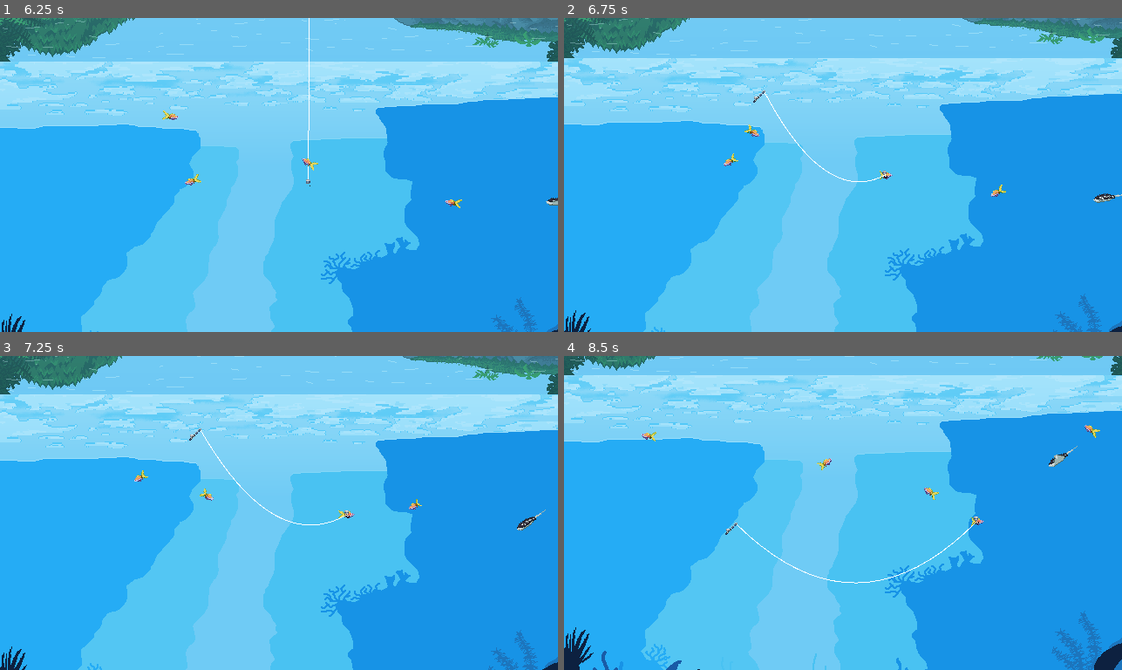
Above: before the commit, frames 1-4 (two rows, left to right).
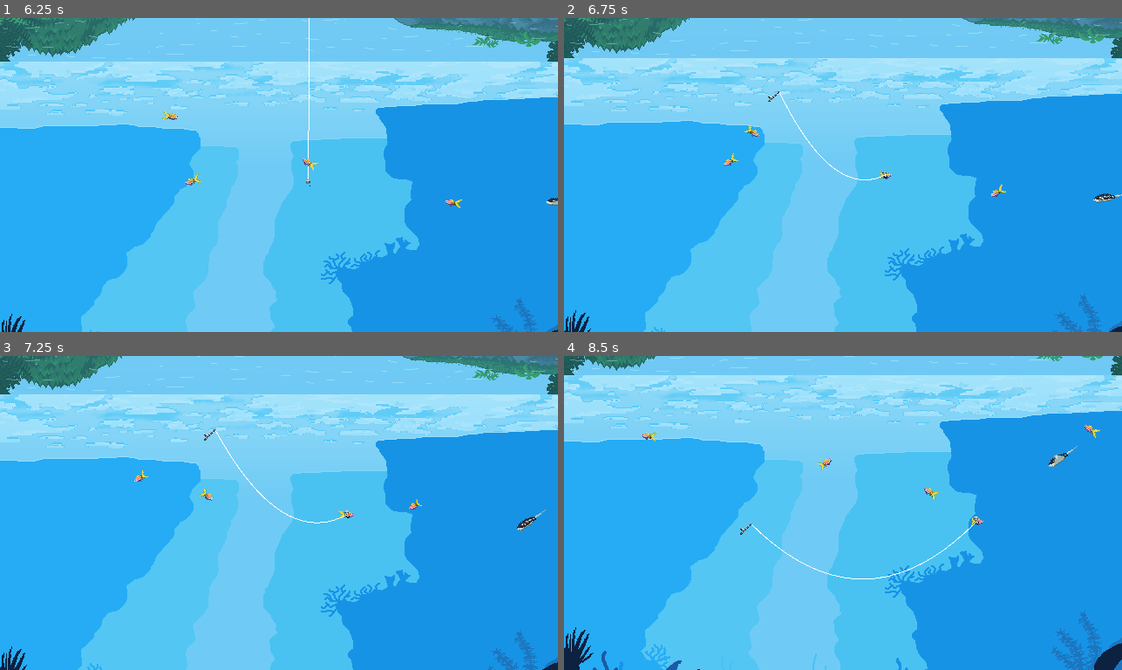
Above: after the commit, the same moments.

Repository: Bad-Onion/gyotaku
Game: Godot game, scene res://main.tscn
Two runs of this game, one before a commit and one after it. Both use one fixed random seed, a clock stepped at 60 frames per second and the inputs below.
Inputs (mouse positions are in pixels of both pictures, inside the frame that each line leads up to):
- Up to frame 1 (6.25 s): click "Jogar" at 0.5 s; move the mouse to (401, 159) at 1.27 s; click (401, 159) at 1.35 s; move the mouse to (167, 190) at 2.02 s; click (167, 190) at 2.1 s; move the mouse to (334, 105) at 2.77 s; click (334, 105) at 2.85 s; move the mouse to (251, 237) at 3.52 s; click (251, 237) at 3.6 s; move the mouse to (446, 222) at 4.27 s; click (446, 222) at 4.35 s; move the mouse to (111, 127) at 5.02 s; click (111, 127) at 5.1 s; move the mouse to (306, 175) at 5.77 s; click (306, 175) at 5.85 s
- Up to frame 2 (6.75 s): move the mouse to (759, 96) at 6.52 s; click (759, 96) at 6.6 s
- Up to frame 3 (7.25 s): no input
- Up to frame 4 (8.5 s): move the mouse to (965, 497) at 7.27 s; click (965, 497) at 7.35 s; move the mouse to (731, 528) at 8.02 s; click (731, 528) at 8.1 s

Frame 1 is identical in both runs. In frame 2, 0.2% of the frame differs, in the area x 33-58%, y 23-53%; in frame 3, 0.2%; in frame 4, 0.3%, in the area x 28-72%, y 53-73%.

Commit message:
add cursor struggle mechanic

Diff:
--- a/gyotaku/resources/arraia/arraia_fishing_config.tres
+++ b/gyotaku/resources/arraia/arraia_fishing_config.tres
@@ -6,4 +6,5 @@
 script = ExtResource("1_wvmnu")
 player_pull_power = 1.3
 fish_struggle_power = 80.0
+rod_resistance_multiplier = 0.8
 metadata/_custom_type_script = "uid://c50nau0nqic1d"
--- a/gyotaku/scenes/entities/fishes/components/fishing_config.gd
+++ b/gyotaku/scenes/entities/fishes/components/fishing_config.gd
@@ -26,3 +26,6 @@
 @export_group("Visual Mapping")
 @export var surface_y: float = 190.0
 @export var bottom_y: float = 340.0
+
+@export_group("Resistance")
+@export var rod_resistance_multiplier: float = 0.5
--- a/gyotaku/scenes/interactables/fishing_cursor_ui/fishing_cursor_ui.gd
+++ b/gyotaku/scenes/interactables/fishing_cursor_ui/fishing_cursor_ui.gd
@@ -8,13 +8,15 @@
 @export var hud_config: FishingHudConfig
 
 @export_group("Nodes")
-@onready var rod_sprite: Sprite2D = %RodSprite
+@onready var rod_sprite: AnimatedSprite2D = %RodSprite
 @onready var arrow_sprite: Sprite2D = %ArrowSprite
 @onready var fishing_line: FishingLineRenderer = %FishingLine
 @onready var tip_marker: Marker2D = %RodSprite/TipMarker
 
 var max_expected_drag: float = 150.0
 var _current_tension: float = 0.0
+var _drag_start_global: Vector2 = Vector2.ZERO
+var _was_dragging: bool = false
 
 
 func _ready() -> void:
@@ -50,7 +52,18 @@
 	if Input.get_mouse_mode() != Input.MOUSE_MODE_HIDDEN:
 		Input.set_mouse_mode(Input.MOUSE_MODE_HIDDEN)
 
-	global_position = get_global_mouse_position()
+	if input_system.is_active():
+		if not _was_dragging:
+			_drag_start_global = global_position
+			_was_dragging = true
+
+		global_position = _drag_start_global + input_system.get_drag_vector()
+	else:
+		if _was_dragging:
+			_was_dragging = false
+			get_viewport().warp_mouse(global_position)
+		else:
+			global_position = get_global_mouse_position()
 
 	_update_arrow()
 	_update_rod(delta)
@@ -59,6 +72,7 @@
 
 func _on_tension_updated(current: float, _max_val: float) -> void:
 	_current_tension = current
+
 	if fishing_line:
 		fishing_line.update_tension_visuals(_current_tension, hud_config.sweet_spot_min)
 
--- a/gyotaku/scenes/interactables/fishing_cursor_ui/fishing_cursor_ui.tscn
+++ b/gyotaku/scenes/interactables/fishing_cursor_ui/fishing_cursor_ui.tscn
@@ -2,7 +2,7 @@
 
 [ext_resource type="Script" uid="uid://csx5k7ay4wh0r" path="res://scenes/interactables/fishing_cursor_ui/components/fishing_hud_config.gd" id="2_d6030"]
 [ext_resource type="Script" uid="uid://df0awv8y88e4b" path="res://scenes/interactables/fishing_cursor_ui/fishing_cursor_ui.gd" id="3_2duka"]
-[ext_resource type="Texture2D" uid="uid://big7vr8yu8ock" path="res://assets/sprites/fishing_rod/fishing_cursor.png" id="3_d6030"]
+[ext_resource type="Texture2D" uid="uid://dx7myx2ppsrsr" path="res://assets/sprites/fishing_rod/VaraUi-sheet.png" id="3_d6030"]
 [ext_resource type="Texture2D" uid="uid://eebee6qdtu0p" path="res://assets/sprites/HUD/fishing_cursor_arrow_hud.png" id="4_a4k06"]
 [ext_resource type="Script" uid="uid://bp6jpcuc73prj" path="res://scenes/interactables/fishing_cursor_ui/components/fishing_line_renderer.gd" id="4_kpmcx"]
 
@@ -10,15 +10,135 @@
 script = ExtResource("2_d6030")
 metadata/_custom_type_script = "uid://csx5k7ay4wh0r"
 
+[sub_resource type="AtlasTexture" id="AtlasTexture_a4k06"]
+atlas = ExtResource("3_d6030")
+region = Rect2(0, 0, 17, 17)
+
+[sub_resource type="AtlasTexture" id="AtlasTexture_6c2hr"]
+atlas = ExtResource("3_d6030")
+region = Rect2(17, 0, 17, 17)
+
+[sub_resource type="AtlasTexture" id="AtlasTexture_ofsge"]
+atlas = ExtResource("3_d6030")
+region = Rect2(34, 0, 17, 17)
+
+[sub_resource type="AtlasTexture" id="AtlasTexture_rsxie"]
+atlas = ExtResource("3_d6030")
+region = Rect2(51, 0, 17, 17)
+
+[sub_resource type="AtlasTexture" id="AtlasTexture_hlkeq"]
+atlas = ExtResource("3_d6030")
+region = Rect2(68, 0, 17, 17)
+
+[sub_resource type="AtlasTexture" id="AtlasTexture_7fsqu"]
+atlas = ExtResource("3_d6030")
+region = Rect2(85, 0, 17, 17)
+
+[sub_resource type="AtlasTexture" id="AtlasTexture_047fv"]
+atlas = ExtResource("3_d6030")
+region = Rect2(102, 0, 17, 17)
+
+[sub_resource type="AtlasTexture" id="AtlasTexture_gh70d"]
+atlas = ExtResource("3_d6030")
+region = Rect2(119, 0, 17, 17)
+
+[sub_resource type="AtlasTexture" id="AtlasTexture_15e6s"]
+atlas = ExtResource("3_d6030")
+region = Rect2(136, 0, 17, 17)
+
+[sub_resource type="AtlasTexture" id="AtlasTexture_ynjr1"]
+atlas = ExtResource("3_d6030")
+region = Rect2(153, 0, 17, 17)
+
+[sub_resource type="AtlasTexture" id="AtlasTexture_x0fjw"]
+atlas = ExtResource("3_d6030")
+region = Rect2(170, 0, 17, 17)
+
+[sub_resource type="AtlasTexture" id="AtlasTexture_hgpdt"]
+atlas = ExtResource("3_d6030")
+region = Rect2(187, 0, 17, 17)
+
+[sub_resource type="AtlasTexture" id="AtlasTexture_4uke2"]
+atlas = ExtResource("3_d6030")
+region = Rect2(204, 0, 17, 17)
+
+[sub_resource type="AtlasTexture" id="AtlasTexture_7fxte"]
+atlas = ExtResource("3_d6030")
+region = Rect2(221, 0, 17, 17)
+
+[sub_resource type="AtlasTexture" id="AtlasTexture_7uk0e"]
+atlas = ExtResource("3_d6030")
+region = Rect2(238, 0, 17, 17)
+
+[sub_resource type="AtlasTexture" id="AtlasTexture_gkxoy"]
+atlas = ExtResource("3_d6030")
+region = Rect2(255, 0, 17, 17)
+
+[sub_resource type="SpriteFrames" id="SpriteFrames_rupu8"]
+animations = [{
+"frames": [{
+"duration": 1.0,
+"texture": SubResource("AtlasTexture_a4k06")
+}, {
+"duration": 1.0,
+"texture": SubResource("AtlasTexture_6c2hr")
+}, {
+"duration": 1.0,
+"texture": SubResource("AtlasTexture_ofsge")
+}, {
+"duration": 1.0,
+"texture": SubResource("AtlasTexture_rsxie")
+}, {
+"duration": 1.0,
+"texture": SubResource("AtlasTexture_hlkeq")
+}, {
+"duration": 1.0,
+"texture": SubResource("AtlasTexture_7fsqu")
+}, {
+"duration": 1.0,
+"texture": SubResource("AtlasTexture_047fv")
+}, {
+"duration": 1.0,
+"texture": SubResource("AtlasTexture_gh70d")
+}, {
+"duration": 1.0,
+"texture": SubResource("AtlasTexture_15e6s")
+}, {
+"duration": 1.0,
+"texture": SubResource("AtlasTexture_ynjr1")
+}, {
+"duration": 1.0,
+"texture": SubResource("AtlasTexture_x0fjw")
+}, {
+"duration": 1.0,
+"texture": SubResource("AtlasTexture_hgpdt")
+}, {
+"duration": 1.0,
+"texture": SubResource("AtlasTexture_4uke2")
+}, {
+"duration": 1.0,
+"texture": SubResource("AtlasTexture_7fxte")
+}, {
+"duration": 1.0,
+"texture": SubResource("AtlasTexture_7uk0e")
+}, {
+"duration": 1.0,
+"texture": SubResource("AtlasTexture_gkxoy")
+}],
+"loop": true,
+"name": &"default",
+"speed": 15.0
+}]
+
 [node name="FishingCursorUI" type="Node2D" unique_id=782493889]
 z_index = 5
 script = ExtResource("3_2duka")
 hud_config = SubResource("Resource_a4k06")
 
-[node name="RodSprite" type="Sprite2D" parent="." unique_id=2066038344]
+[node name="RodSprite" type="AnimatedSprite2D" parent="." unique_id=534154115]
 unique_name_in_owner = true
 scale = Vector2(0.76795846, 0.76795846)
-texture = ExtResource("3_d6030")
+sprite_frames = SubResource("SpriteFrames_rupu8")
 
 [node name="TipMarker" type="Marker2D" parent="RodSprite" unique_id=1987311679]
 unique_name_in_owner = true
@@ -34,6 +154,7 @@
 
 [node name="FishingLine" type="Line2D" parent="." unique_id=216516106]
 unique_name_in_owner = true
+points = PackedVector2Array(3, -3)
 width = 1.0
 begin_cap_mode = 2
 end_cap_mode = 2
--- a/gyotaku/scenes/mechanics/fishing_mechanic/fishing_mechanic_system.gd
+++ b/gyotaku/scenes/mechanics/fishing_mechanic/fishing_mechanic_system.gd
@@ -55,10 +55,11 @@
 
 # --- Core Mechanics ---
 func _handle_tug_of_war_physics(delta: float) -> void:
-	var player_pull_velocity = _get_player_pull_velocity()
-	var fish_target_velocity = _get_fish_struggle_velocity() + player_pull_velocity
+	var fish_target_velocity = _get_fish_struggle_velocity() + _get_player_pull_velocity()
 
 	_fish.apply_external_force(fish_target_velocity, delta)
+
+	_calculate_and_apply_fish_resistance_force()
 
 
 func _calculate_tension(delta: float) -> void:
@@ -113,6 +114,7 @@
 
 func _reset_state() -> void:
 	_current_tension = 0.0
+	input_system.apply_resistance(Vector2.ZERO, 1.0)
 
 	if _fish and _current_config:
 		_current_depth = _current_config.max_depth / 2.0
@@ -189,3 +191,13 @@
 
 func _is_fish_centered() -> bool:
 	return _get_fish_distance_from_center() <= _current_config.safe_zone_radius * 0.5
+
+
+func _calculate_and_apply_fish_resistance_force() -> void:
+	if _is_minigame_active and input_system.is_active():
+		var directional_pull := _get_fish_struggle_velocity() * _current_config.rod_resistance_multiplier
+		var stiffness := 1.0 + _current_config.rod_resistance_multiplier
+
+		input_system.apply_resistance(Vector2(directional_pull, 0), stiffness)
+	else:
+		input_system.apply_resistance(Vector2.ZERO, 1.0)
--- a/gyotaku/scenes/mechanics/fishing_mechanic/player_fishing_input.gd
+++ b/gyotaku/scenes/mechanics/fishing_mechanic/player_fishing_input.gd
@@ -2,25 +2,58 @@
 extends Node
 
 
+@export var cursor_smoothness: float = 12.0
+@export var max_drag_distance: float = 250.0
+
 var is_dragging: bool = false
 var drag_start_position: Vector2 = Vector2.ZERO
-var current_drag_vector: Vector2 = Vector2.ZERO
+var _raw_drag_vector: Vector2 = Vector2.ZERO
+var _actual_drag_vector: Vector2 = Vector2.ZERO
+var _resistance_vector: Vector2 = Vector2.ZERO
+var _stiffness: float = 1.0
+
+
+func apply_resistance(directional_pull: Vector2, stiffness: float = 1.0) -> void:
+	_resistance_vector = directional_pull
+	_stiffness = maxf(1.0, stiffness)
+
+
+func _physics_process(delta: float) -> void:
+	if is_dragging:
+		# 1. Reduce raw mouse movement based on stiffness (simulates heavy weight)
+		var dampened_drag := _raw_drag_vector / _stiffness
+
+		# 2. Add the directional yank from the fish
+		var target_vector := dampened_drag + _resistance_vector
+
+		# 3. Apply the brutal hard cap so the line physically cannot stretch infinitely
+		if target_vector.length() > max_drag_distance:
+			target_vector = target_vector.limit_length(max_drag_distance)
+
+		_actual_drag_vector = _actual_drag_vector.lerp(target_vector, cursor_smoothness * delta)
+	else:
+		_actual_drag_vector = Vector2.ZERO
+		_resistance_vector = Vector2.ZERO
+		_stiffness = 1.0
 
 
 func _unhandled_input(event: InputEvent) -> void:
 	if event.is_action_pressed(InputActions.FISHING_DRAG):
 		is_dragging = true
 		drag_start_position = event.position
+		_raw_drag_vector = Vector2.ZERO
+		_actual_drag_vector = Vector2.ZERO
 	elif event.is_action_released(InputActions.FISHING_DRAG):
 		is_dragging = false
-		current_drag_vector = Vector2.ZERO
+		_raw_drag_vector = Vector2.ZERO
+		_actual_drag_vector = Vector2.ZERO
 	elif event is InputEventMouseMotion and is_dragging:
-		current_drag_vector = event.position - drag_start_position
-
-
-func get_drag_vector() -> Vector2:
-	return current_drag_vector
+		_raw_drag_vector = event.position - drag_start_position
 
 
 func is_active() -> bool:
 	return is_dragging
+
+
+func get_drag_vector() -> Vector2:
+	return _actual_drag_vector
Binary file added: gyotaku/assets/sprites/fishing_rod/VaraUi-sheet.png
Not shown, added: gyotaku/assets/sprites/fishing_rod/VaraUi-sheet.png.import
